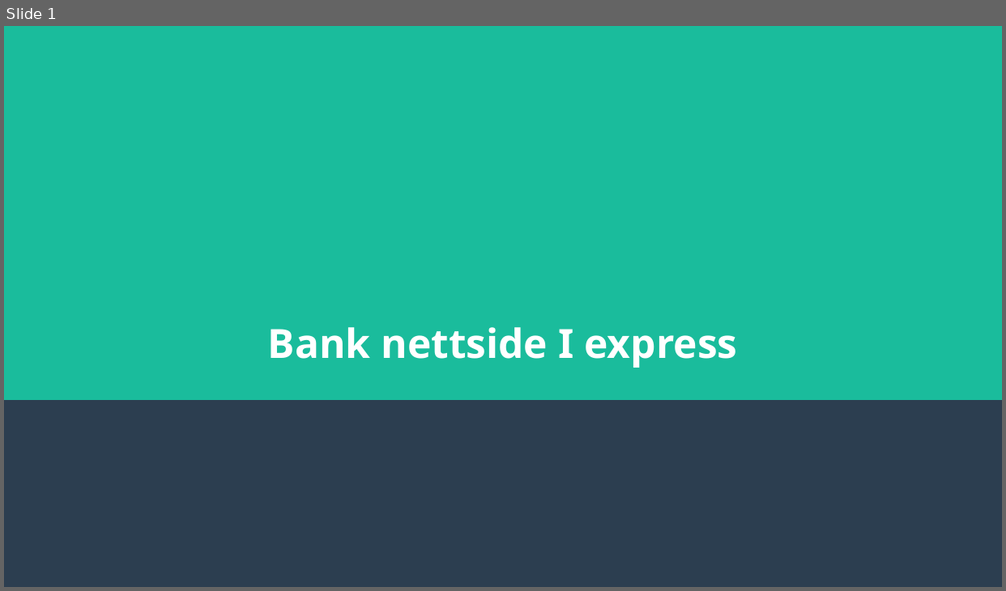
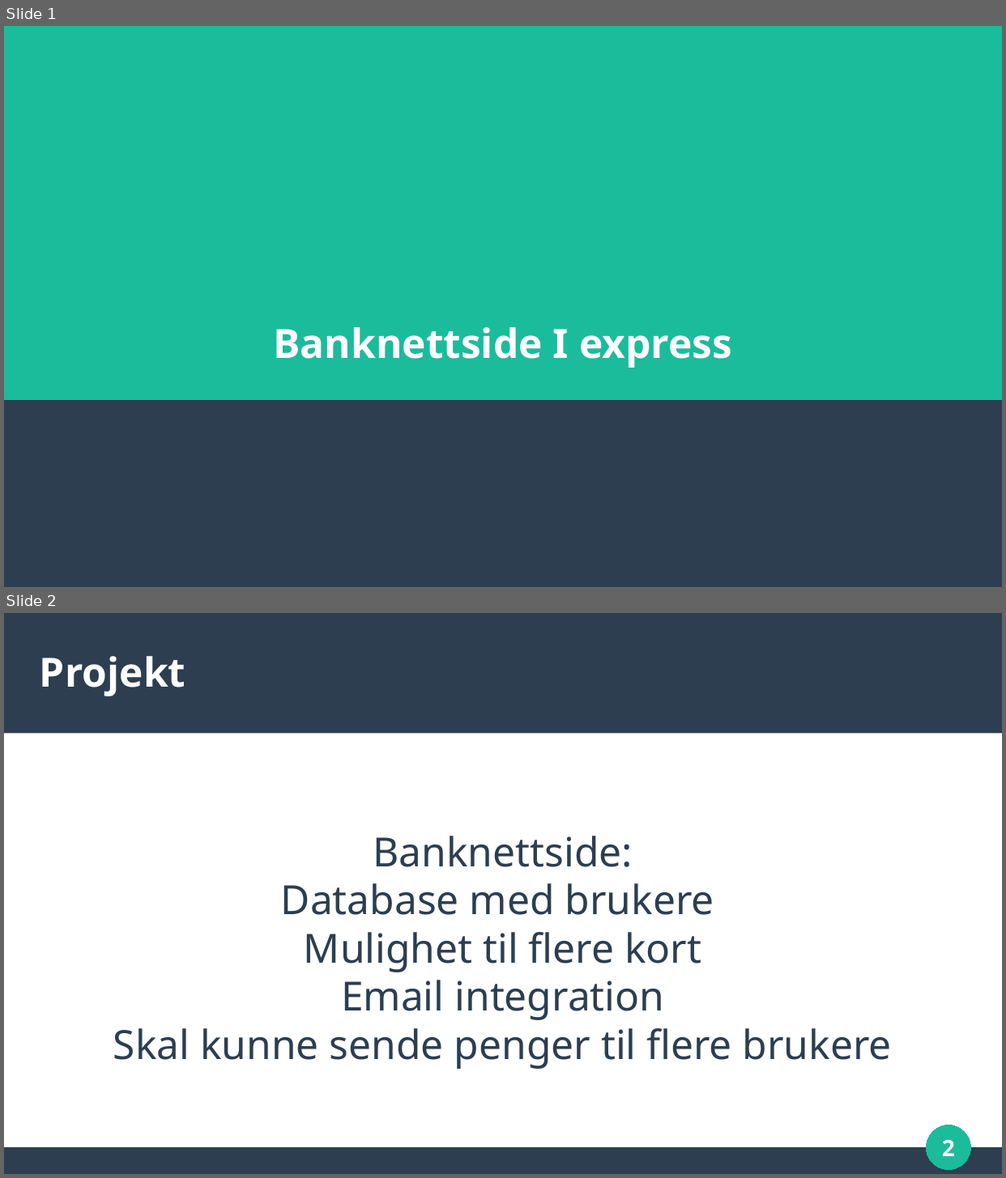
Before and after one commit to willbill0808/Prove-examen-nettside, a slide deck: Examen presentasjon.odp. Shown one above the other, each under a label of ours: slide 1 before the commit, slides 1 and 2 after it. The pictures are 1006x591 and 1006x1178 pixels, drawn with LibreOffice and Linux fonts; fonts in the diff are those of the drawing. Boxes give left, top, right and bottom in pixels: in the first picture for what was removed or moved away, otherwise in the second. Text is boxed around its words. In the diff, an @@ line names an element or a change of style, - is before the commit and + after.

```diff
--- a/Examen presentasjon.odp
+++ b/Examen presentasjon.odp
@@ slide 2 added at [4,613,1002,1174], background #FFFFFF @@
@@ rectangle added at [4,613,1002,734], fill #2C3E50 @@
@@ title added at [40,656,185,696], 32 pt, text #FFFFFF, bold @@
+Projekt
@@ subtitle added at [113,836,892,1069], 32 pt, text #2C3E50 @@
+Banknettside:
+Database med brukere
+Mulighet til flere kort
+Email integration
+Skal kunne sende penger til flere brukere
@@ ellipse added at [927,1126,971,1170], fill #1ABC9C, outline #1ABC9C 0 pt @@
@@ page number added at [942,1139,955,1157], 18 pt, text #FFFFFF, bold @@
+2
@@ rectangle added at [4,1148,1002,1174], fill #2C3E50 @@
@@ slide 1 changed as well @@
@@ title at [273,327,732,368]: spaces changed @@
-Bank nettside I express
+Banknettside I express
```
Also in this commit, not shown: 3 other slides added, 4 slides removed, 1 other file.
